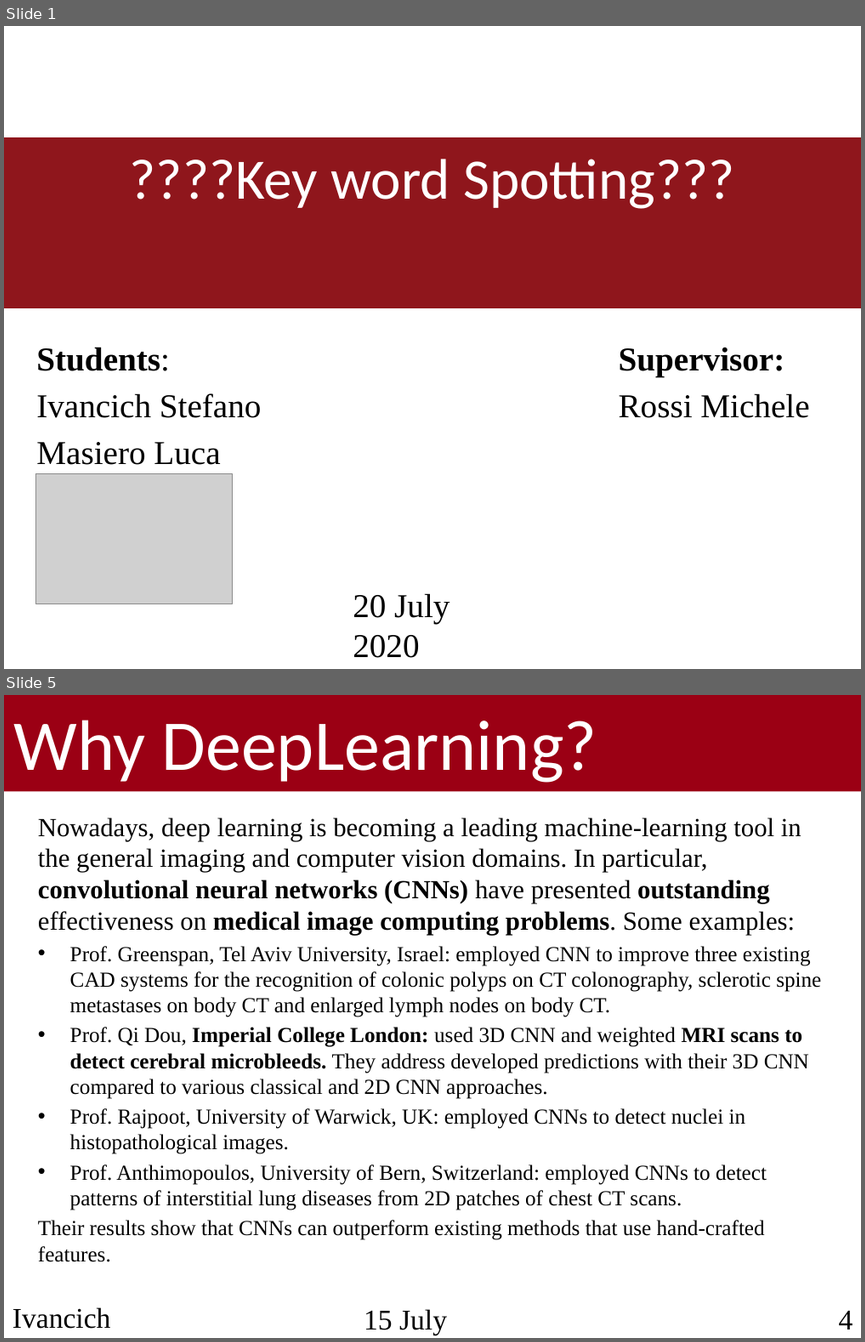
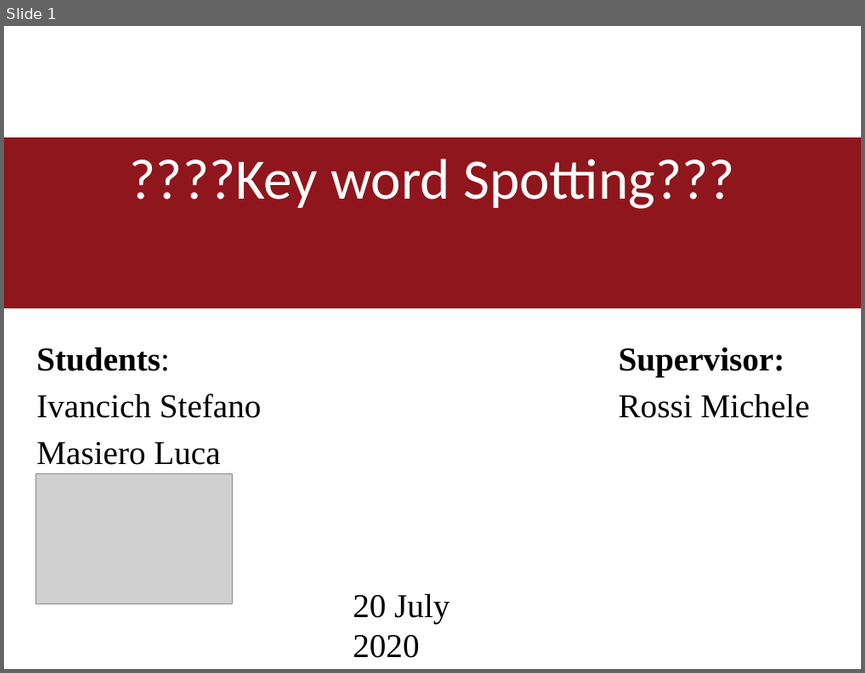
Before and after one commit to ivaste/KeyWordSpotting, a slide deck: Presentation/Presentation.pptx. Shown one above the other, each under a label of ours: slides 1 and 5 before the commit, slide 1 after it; the slides between them are not shown. The pictures are 865x1342 and 865x673 pixels, drawn with LibreOffice and Linux fonts; fonts in the diff are those of the drawing; grey boxes stand for pictures; background and template pictures are left out. Boxes give left, top, right and bottom in pixels: in the first picture for what was removed or moved away, otherwise in the second. Text is boxed around its words. In the diff, an @@ line names an element or a change of style, - is before the commit and + after.

Commit message:
Presentation

```diff
--- a/Presentation/Presentation.pptx
+++ b/Presentation/Presentation.pptx
@@ slide 5 removed at (4, 695, 861, 1338), background #FFFFFF @@
@@ rectangle removed at (4, 695, 861, 792) @@
@@ text removed at (14, 720, 597, 783) @@
-Why DeepLearning?
@@ text removed at (38, 817, 821, 1262) @@
-Nowadays, deep learning is becoming a leading machine-learning tool in the general imaging and computer vision domains. In particular, convolutional neural networks (CNNs) have presented outstanding effectiveness on medical image computing problems. Some examples:
-• Prof. Greenspan, Tel Aviv University, Israel: employed CNN to improve three existing CAD systems for the recognition of colonic polyps on CT colonography, sclerotic spine metastases on body CT and enlarged lymph nodes on body CT.
-• Prof. Qi Dou, Imperial College London: used 3D CNN and weighted MRI scans to detect cerebral microbleeds. They address developed predictions with their 3D CNN compared to various classical and 2D CNN approaches.
-• Prof. Rajpoot, University of Warwick, UK: employed CNNs to detect nuclei in histopathological images.
-• Prof. Anthimopoulos, University of Bern, Switzerland: employed CNNs to detect patterns of interstitial lung diseases from 2D patches of chest CT scans.
-Their results show that CNNs can outperform existing methods that use hand-crafted features.
@@ text removed at (12, 1307, 111, 1328) @@
-Ivancich Stefano
@@ text removed at (364, 1309, 447, 1334) @@
-15 July 2019
@@ text removed at (839, 1310, 853, 1329) @@
-4
```
Also in this commit, not shown: 2 slides changed, 4 slides added, 2 other slides removed.
